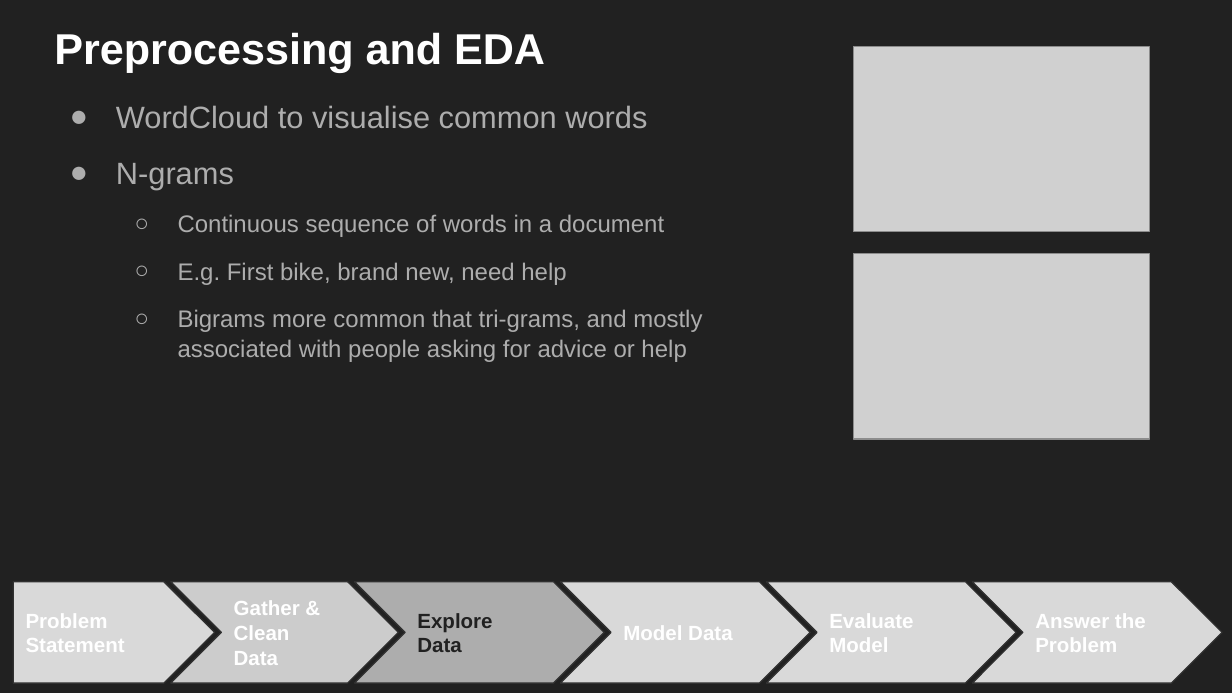
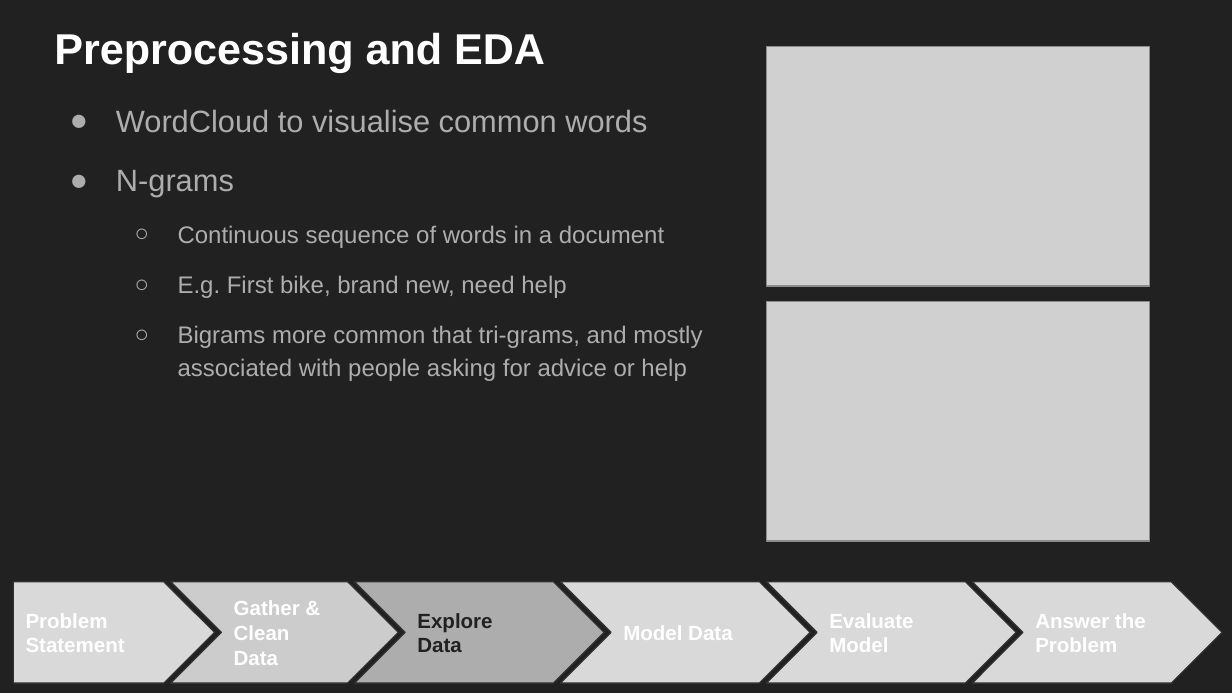
Before and after one commit to ethan-eplee/Subreddit-Classification, a slide deck: slide 6 of presentation/NLP SubReddit Classification.pptx. Drawn at 1232x693 pixels with LibreOffice and Linux fonts; fonts in the diff are those of the drawing; grey boxes stand for pictures. Boxes give left, top, right and bottom in pixels: in the first picture for what was removed or moved away, otherwise in the second. Text is boxed around its words. In the diff, an @@ line names an element or a change of style, - is before the commit and + after.

```diff
--- a/presentation/NLP SubReddit Classification.pptx
+++ b/presentation/NLP SubReddit Classification.pptx
@@ picture: place and size @@
-picture at <box>854,47,1149,232</box>
+picture at <box>766,47,1149,286</box>
@@ text "WordCloud to visualise common words" at <box>116,109,702,381</box>: line spacing 1.05 to 1.15 @@
@@ picture: place and size @@
-picture at <box>854,254,1149,439</box>
+picture at <box>766,302,1149,541</box>
```
Also in this commit, not shown: 7 other slides changed, 3 slides added, 2 other files.
